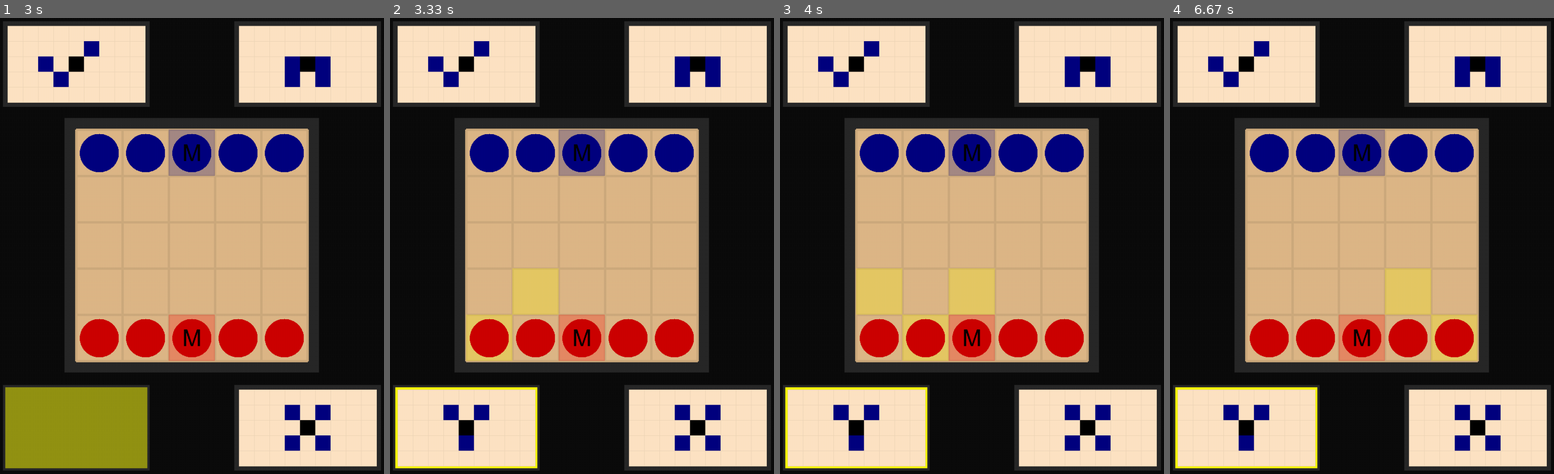
Above: before the commit, frames 1-4 (left to right).
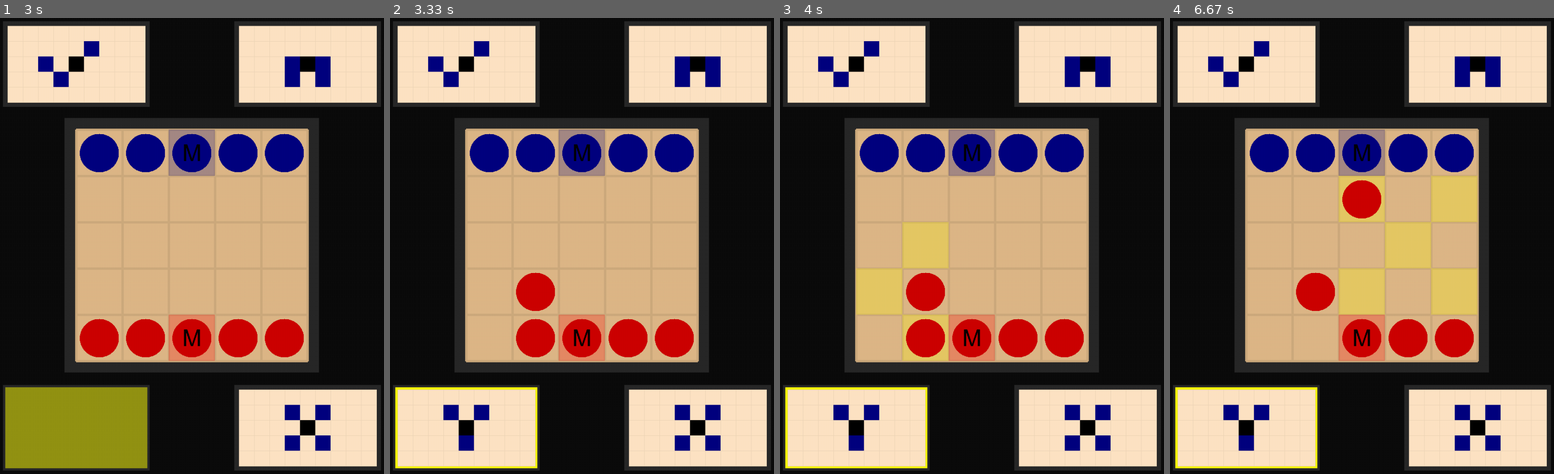
Above: after the commit, the same moments.

Repository: marioszap/onitamaEngine
Game: pygame game, started from pyGame.py
Two runs of this game, one before a commit and one after it. Both use one fixed random seed, a clock stepped at 60 frames per second and the inputs below.
Inputs (mouse positions are in pixels of both pictures, inside the frame that each line leads up to):
- Up to frame 1 (3 s): press the mouse at (307, 428) at 0.37 s; move the mouse to (176, 300) at 0.47 s; release the mouse at (49, 177) at 0.6 s; click (76, 428) at 0.77 s; press the mouse at (307, 428) at 1.03 s; move the mouse to (276, 328) at 1.13 s; release the mouse at (249, 227) at 1.27 s; press the mouse at (192, 246) at 1.37 s; move the mouse to (142, 318) at 1.47 s; release the mouse at (92, 396) at 1.6 s; press the mouse at (76, 428) at 1.7 s; move the mouse to (69, 373) at 1.8 s; release the mouse at (61, 318) at 1.93 s; press the mouse at (307, 428) at 2.03 s; move the mouse to (314, 419) at 2.13 s; release the mouse at (318, 410) at 2.27 s; press the mouse at (76, 428) at 2.87 s; move the mouse to (111, 360) at 2.97 s
- Up to frame 2 (3.33 s): release the mouse at (539, 291) at 3.1 s; press the mouse at (466, 428) at 3.2 s; move the mouse to (539, 323) at 3.3 s
- Up to frame 3 (4 s): release the mouse at (1006, 218) at 3.43 s; press the mouse at (879, 291) at 3.53 s; move the mouse to (987, 287) at 3.63 s; release the mouse at (1094, 287) at 3.77 s; press the mouse at (925, 337) at 3.87 s; move the mouse to (876, 227) at 3.97 s
- Up to frame 4 (6.67 s): release the mouse at (1219, 118) at 4.1 s; press the mouse at (1477, 428) at 4.2 s; move the mouse to (1342, 300) at 4.3 s; release the mouse at (1208, 177) at 4.43 s; press the mouse at (1246, 428) at 4.53 s; move the mouse to (1231, 332) at 4.63 s; release the mouse at (1216, 236) at 4.77 s; press the mouse at (1477, 428) at 4.87 s; move the mouse to (1458, 314) at 4.97 s; release the mouse at (1442, 204) at 5.1 s; press the mouse at (1362, 246) at 5.2 s; move the mouse to (1362, 264) at 5.3 s; release the mouse at (1362, 287) at 5.43 s; press the mouse at (1246, 428) at 5.53 s; move the mouse to (1285, 291) at 5.63 s; release the mouse at (1327, 159) at 5.77 s; press the mouse at (1246, 428) at 5.87 s; move the mouse to (1377, 287) at 5.97 s; release the mouse at (1507, 141) at 6.1 s; press the mouse at (1408, 246) at 6.2 s; move the mouse to (1408, 214) at 6.3 s; release the mouse at (1404, 182) at 6.43 s; press the mouse at (1362, 200) at 6.53 s; move the mouse to (1408, 182) at 6.63 s

Frame 1 is identical in both runs. In frame 2, 2.4% of the frame differs, in the area x 19-44%, y 54-76%; in frame 3, 3.8%; in frame 4, 9.9%, in the area x 20-81%, y 34-76%.

Commit message:
test changes

Diff:
--- a/engine.py
+++ b/engine.py
@@ -89,8 +89,10 @@
         self.board = [["p1S" for i in range(n)]] \
                     + [["--" for i in range(n)] for i in range(n-2)] \
                     + [["p2S" for i in range(n)]]
-        self.board[0][n//2] = "p1M"
-        self.board[-1][n//2] = "p2M"
+        self.p1Throne = [0, n//2]
+        self.p2Throne = [-1, n//2]
+        self.board[self.p1Throne[0]][self.p1Throne[1]] = "p1M"
+        self.board[self.p2Throne[0]][self.p2Throne[1]] = "p2M"
         self.clicked = False
         self.clickArea = pygame.Rect(stW, stH, BOARD_HEIGHT, BOARD_HEIGHT)
         self.stW = stW
@@ -134,12 +136,18 @@
                     sqToMoveCoords = [(squareClicked[1] + card[i][1]) * SQ_SIZE + self.stW, (squareClicked[0] + card[i][0]) * SQ_SIZE + self.stH]
                     drawTransparentRect(screen, sqHighlightColor, sqToMoveCoords[0], sqToMoveCoords[1], SQ_SIZE, SQ_SIZE, 64)
                     if pygame.Rect(sqToMoveCoords[0], sqToMoveCoords[1], SQ_SIZE, SQ_SIZE).collidepoint(mousePosition) and pygame.mouse.get_pressed()[0]:
-                        self.movePawn(squareClicked, [squareClicked[1] + card[i][1], squareClicked[0] + card[i][0]])
+                        self.movePawn(squareClicked, [squareClicked[0] + card[i][0], squareClicked[1] + card[i][1]])
+                        self.clicked = False
 
     def movePawn(self, startSquare, endSquare) -> None:
-        print('st: ', startSquare)
-        print('en: ', endSquare)
-
+        pawnName = self.board[startSquare[0]][startSquare[1]]
+        self.board[startSquare[0]][startSquare[1]] = '--'
+        try:
+            if self.board[endSquare[0]][endSquare[1]][1] != pawnName[1] and self.board[endSquare[0]][endSquare[1]][2] == 'M':
+                print('Game over')
+        except:
+            pass
+        self.board[endSquare[0]][endSquare[1]] = pawnName
 
 
 class Player():
--- a/pyGame.py
+++ b/pyGame.py
@@ -55,7 +55,7 @@
     players = [None] * 2
     pNames = ['p1', 'p2']
     for i in range(len(players)):
-        players[i] = Player(1-i, cardsInGame, pNames[i])
+        players[i] = Player(i-1, cardsInGame, pNames[i])
     players[i].playerTurn()
     loadImages()
     running = True
@@ -69,7 +69,7 @@
 
         drawBackground(screen)
         game.drawBoard(screen, bigOffset)
-        game.highlightSquares(screen, [[-1, -1], [-1, 1]], 'p2')
+        game.highlightSquares(screen, [[-1, -1], [-1, 1], [1, -1], [1, 1]], 'p2')
         drawPawns(screen, game.board, (SCREEN_WIDTH-BOARD_HEIGHT)/2, (SCREEN_HEIGHT-BOARD_HEIGHT)/2)
 
         for player in players:
